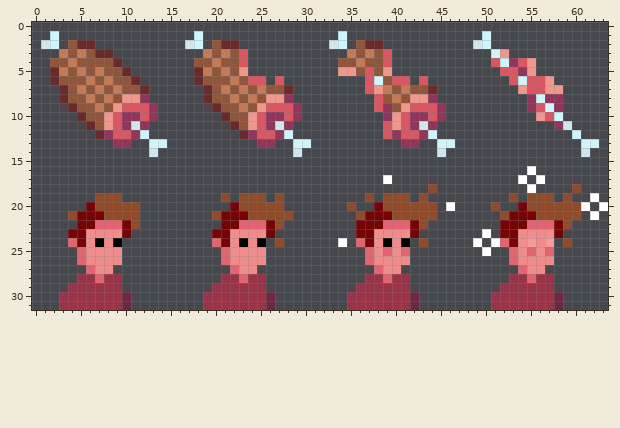
A pixel-art sprite gets an edit: Assets/Resources/SpriteSheet/GUI-sheet.png. This is how it looked before the edit.
The file is 64x32 pixels.
The same view after the edit:
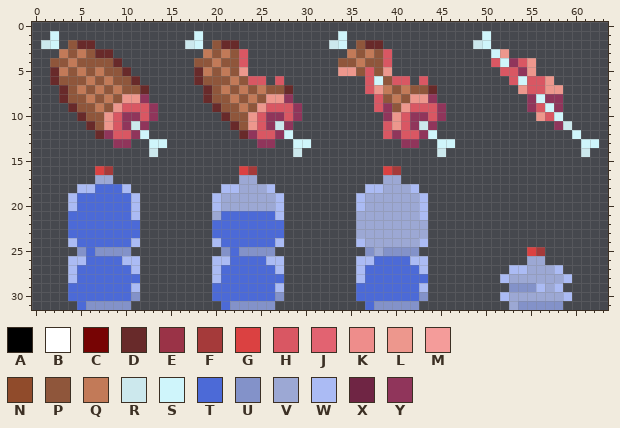
Palette (. is transparent): A #000000  B #ffffff  C #770404  D #682a2a  E #9a3347  F #a53a3a  G #db4141  H #d95763  J #e26371  K #ee8d8b  L #ed978d  M #f49c9a  N #904b2b  P #8f563b  Q #c27a58  R #cce8ed  S #cff5fb  T #4c6ad7  U #8392c9  V #9ca8d4  W #abbbf4  X #6f2544  Y #90355b
Author's note on the commit: Implemented GUI visuals
Diff:
Changed rows in their new state; - is an unchanged pixel.
first column x 3:
16 ----GF--------------GF--------------GF--------------.--------
17 ----VV--------------VV--------------VV-------------.-.-------
18 --WWTTTW----------WWVVVW----------WWVVVW-.----------.----.---
19 -WTTTTTTW--------WVVVVVVW--------WVVVVVVW---------.-...-.--.-
20 -WTTTTTTW--------WVVVVVVW-------.WVVVVVVW.-.----.--........-.
21 -TTTTTTTW--------VTTTTTTW.-------VVVVVVVW.-------.........-.-
22 -TTTTTTTT--------TTTTTTTT--------VVVVVVVV--------........----
23 -TTTTTTTT--------TTTTTTTT--------VVVVVVVV------.-.......-----
24 -WTTTTTTW--------WTTTTTTW------.-WVVVVVVW-----.-.......-.----
25 --UTUUUU----------UTUUUU----------UVUUUU-------.--..GF.------
26 -WWTTTTWW--------WWTTTTWW--------WWTTTTWW---------..VV.------
27 -WTTTTTTW--------WTTTTTTW--------WTTTTTTW---------WWVVVW-----
28 -WTTTTTTT--------WTTTTTTT--------WTTTTTTT--------WVVVVVVW----
29 -TTTTTTTW--------TTTTTTTW--------TTTTTTTW--------.UUUWVW-----
30 .TTTTTTTU-------.TTTTTTTU-------.TTTTTTTU-------.WVVVVVVW----
31 ..TUUUUU--------..TUUUUU--------..TUUUUU--------..VUUUUU-----
Pixel boxes of the changes (left, top, right, bottom) in both pictures:
changed: (59, 166, 140, 310)
changed: (203, 166, 293, 310)
changed: (338, 166, 608, 310)
